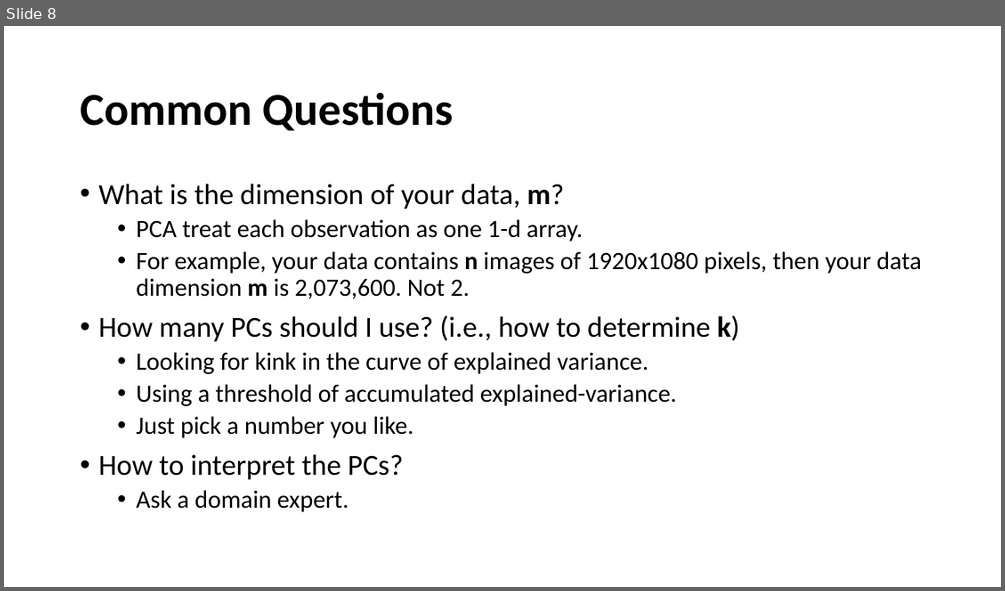
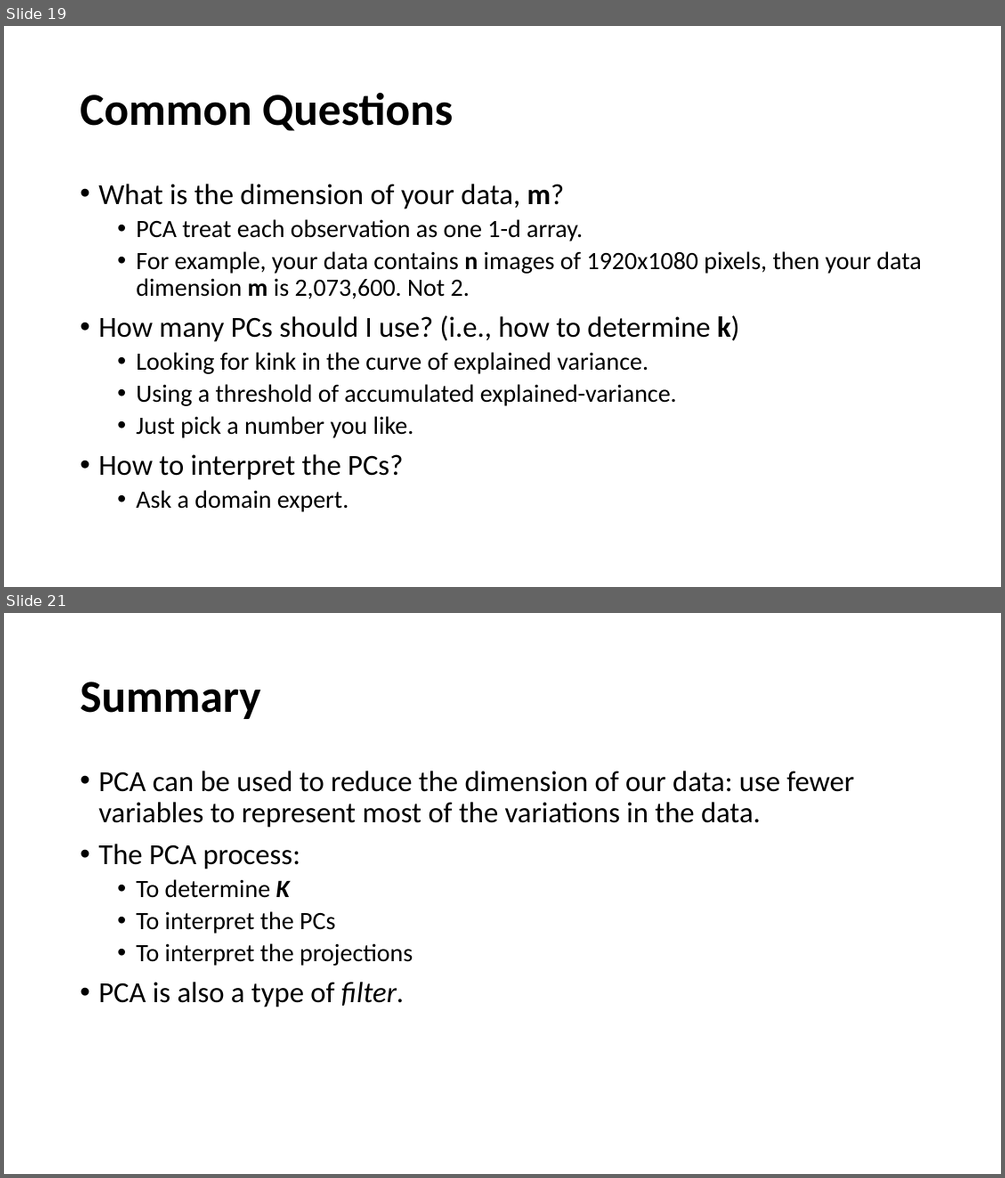
Before and after one commit to tingsyo/course_2020Q3_representation_learning, a slide deck: notebooks/02_PCA_andits_variations.pptx. Shown one above the other, each under a label of ours: slide 8 before the commit, slides 19 and 21 after it; the slides between them are not shown. The pictures are 1005x591 and 1005x1178 pixels, drawn with LibreOffice and Linux fonts; fonts in the diff are those of the drawing. Boxes give left, top, right and bottom in pixels: in the first picture for what was removed or moved away, otherwise in the second. Text is boxed around its words. In the diff, an @@ line names an element or a change of style, - is before the commit and + after.

```diff
--- a/notebooks/02_PCA_andits_variations.pptx
+++ b/notebooks/02_PCA_andits_variations.pptx
@@ slide 21 added at [4,613,1001,1174], background #FFFFFF @@
@@ title added at [80,682,260,719], 44 pt, text #000000, bold @@
+Summary
@@ text added at [98,771,854,1007], 28 pt, text #000000 @@
+• PCA can be used to reduce the dimension of our data: use fewer variables to represent most of the variations in the data.
+• The PCA process:
+  • To determine K
+  • To interpret the PCs
+  • To interpret the projections
+• PCA is also a type of filter.
@@ what was slide 8 is now slide 19 @@
```
Also in this commit, not shown: 12 other slides added, 1 slide removed, 4 other files.
